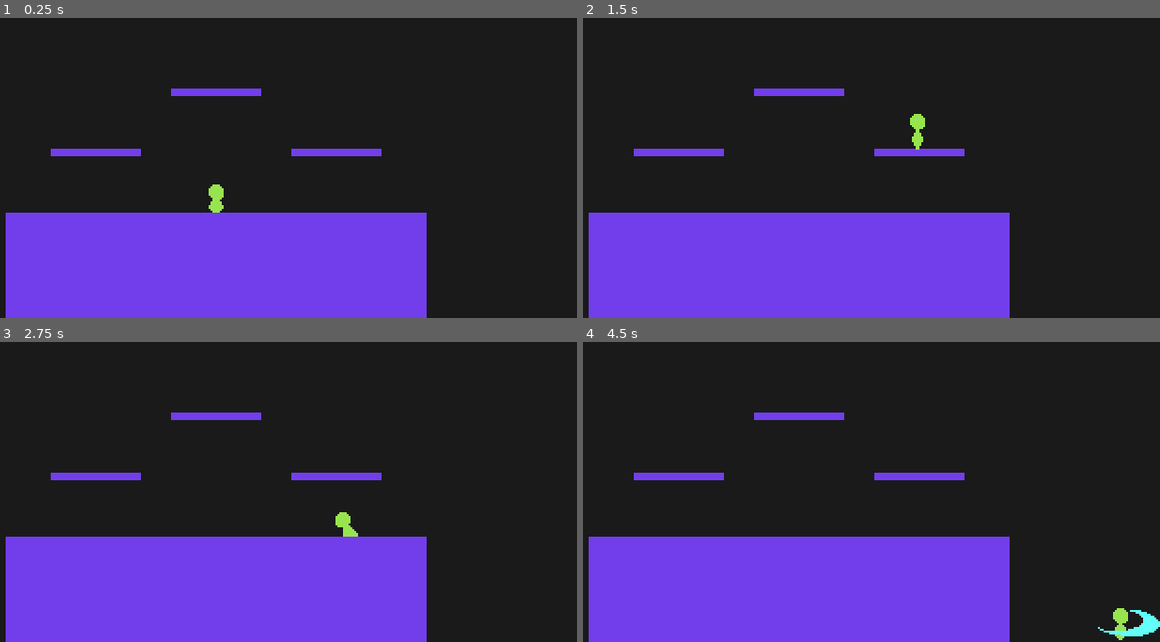
Above: before the commit, frames 1-4 (two rows, left to right).
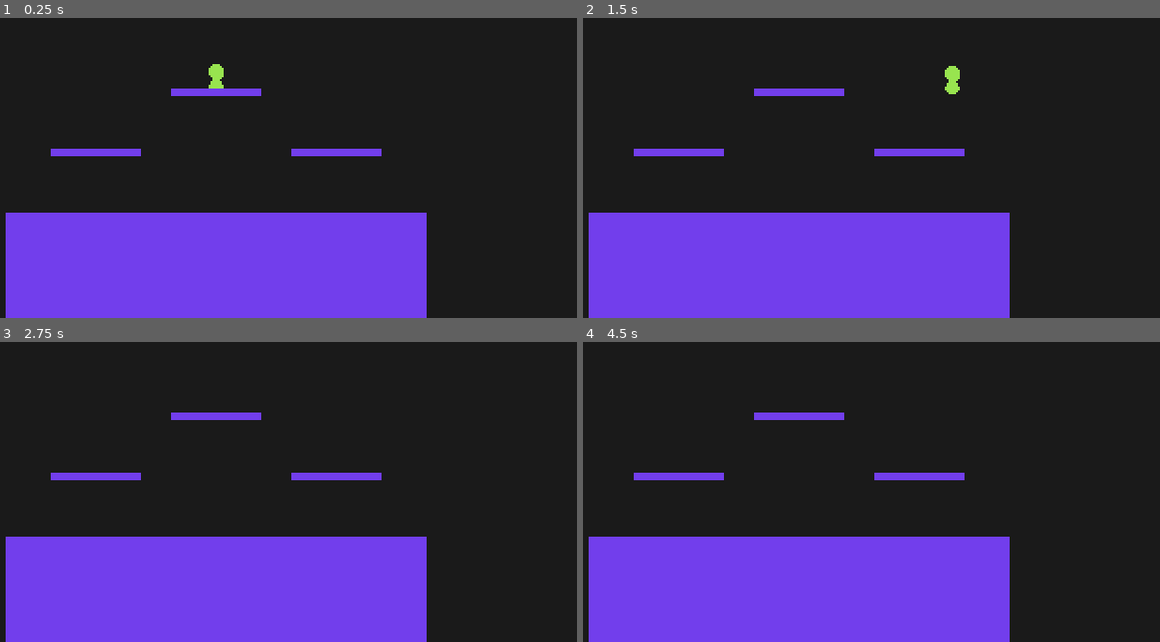
Above: after the commit, the same moments.

Repository: youssefevan/platform-fighter
Game: Godot game, scene res://World.tscn
The game is run twice, just before and just after one commit, with the same random seed, the same clock (stepped at 60 frames per second) and the same inputs.
Inputs:
- Up to frame 1 (0.25 s): no input
- Up to frame 2 (1.5 s): hold Right (right) from 0.53 s (still down); tap X (attack) at 0.6 s; tap Z (jump) at 0.77, 0.8, 1.07, 1.35 s
- Up to frame 3 (2.75 s): tap Z (jump) at 1.52, 1.82, 2.3 s; tap X (attack) at 1.55, 2.1 s; release Right (right) at 2.03 s; hold Left (left) from 2.03 s (still down)
- Up to frame 4 (4.5 s): release Left (left) at 2.78 s; hold Right (right) 2.78-4.28 s; tap X (attack) at 2.85, 4.35 s; tap Z (jump) at 3.02, 3.32, 3.6, 3.77, 4.07 s; hold Left (left) from 4.28 s (still down)

The runs differ from the first frame. In frame 1, 0.4% of the frame differs, in the area x 36-39%, y 15-65%; in frame 2, 0.4%; in frame 3, 0.2%; in frame 4, 0.5%, in the area x 89-100%, y 88-100%.

Commit message:
Figured out hitboxes
- used animator to control the CollisionShape and other properties
- added more fleshed out animations to Timber

Diff:
--- a/PlatformFighter/Scenes/CharacterBase.tscn
+++ b/PlatformFighter/Scenes/CharacterBase.tscn
@@ -11,9 +11,14 @@
 [ext_resource path="res://Scripts/CharacterBase/States/fall.gd" type="Script" id=9]
 [ext_resource path="res://Scripts/CharacterBase/States/freefall.gd" type="Script" id=10]
 [ext_resource path="res://Scripts/CharacterBase/States/jump.gd" type="Script" id=11]
+[ext_resource path="res://Scenes/Hurtbox.tscn" type="PackedScene" id=12]
+[ext_resource path="res://Scenes/Hitbox.tscn" type="PackedScene" id=13]
 
 [sub_resource type="RectangleShape2D" id=1]
 extents = Vector2( 4, 8 )
+
+[sub_resource type="CircleShape2D" id=3]
+radius = 3.0
 
 [sub_resource type="CapsuleShape2D" id=2]
 radius = 4.0
@@ -55,11 +60,15 @@
 hframes = 5
 vframes = 4
 
-[node name="Hurtbox" type="Area2D" parent="."]
-collision_layer = 4
-collision_mask = 8
+[node name="Hitbox" parent="." instance=ExtResource( 13 )]
 
-[node name="Bounds" type="CollisionShape2D" parent="Hurtbox"]
+[node name="Bounds" parent="Hitbox" index="0"]
+shape = SubResource( 3 )
+disabled = true
+
+[node name="Hurtbox" parent="." instance=ExtResource( 12 )]
+
+[node name="Bounds" parent="Hurtbox" index="0"]
 shape = SubResource( 2 )
 
 [node name="StateManager" type="Node" parent="."]
@@ -97,3 +106,6 @@
 [node name="Land" type="Node" parent="StateManager"]
 script = ExtResource( 4 )
 animation_name = "Land"
+
+[editable path="Hitbox"]
+[editable path="Hurtbox"]
--- a/PlatformFighter/Scenes/Characters/Red.tscn
+++ b/PlatformFighter/Scenes/Characters/Red.tscn
@@ -280,60 +280,10 @@
 
 [node name="Sprite" parent="." index="1"]
 texture = ExtResource( 2 )
-frame = 11
-
-[node name="GroundNeutral" type="Node" parent="StateManager" index="8"]
-script = ExtResource( 3 )
-animation_name = "GroundNeutral"
-jump_cancellable = true
-
-[node name="AerialNeutral" type="Node" parent="StateManager" index="9"]
-script = ExtResource( 3 )
-animation_name = "AerialNeutral"
-attack_type = 1
-landing_lag = 8
-
-[node name="GroundSide" type="Node" parent="StateManager" index="10"]
-script = ExtResource( 3 )
-animation_name = "GroundSide"
-modify_velocity_x = 2
-velocity_x = 250.0
-x_frames = 1
-x_starting_frame = 1
-
-[node name="AerialSide" type="Node" parent="StateManager" index="11"]
-script = ExtResource( 3 )
-animation_name = "AerialSide"
-attack_type = 1
-landing_lag = 6
-
-[node name="GroundUp" type="Node" parent="StateManager" index="12"]
-script = ExtResource( 3 )
-animation_name = "GroundUp"
-
-[node name="AerialUp" type="Node" parent="StateManager" index="13"]
-script = ExtResource( 3 )
-animation_name = "AerialUp"
-attack_type = 1
-landing_lag = 18
-modify_velocity_x = 2
-modify_velocity_y = 2
-velocity_y = -150.0
-x_frames = 40
-y_frames = 40
-x_starting_frame = 1
-y_starting_frame = 1
-freefall = true
-
-[node name="GroundDown" type="Node" parent="StateManager" index="14"]
-script = ExtResource( 3 )
-animation_name = "GroundDown"
-
-[node name="AerialDown" type="Node" parent="StateManager" index="15"]
-script = ExtResource( 3 )
-animation_name = "AerialDown"
-attack_type = 1
-landing_lag = 7
+frame = 1
+
+[node name="Bounds" parent="Hitbox" index="0"]
+shape = null
 
 [node name="Animator" type="AnimationPlayer" parent="." index="4"]
 anims/AerialDown = SubResource( 13 )
@@ -352,3 +302,59 @@
 anims/Jumpsquat = SubResource( 6 )
 anims/Land = SubResource( 7 )
 anims/Run = SubResource( 8 )
+
+[node name="GroundNeutral" type="Node" parent="StateManager" index="8"]
+script = ExtResource( 3 )
+animation_name = "GroundNeutral"
+jump_cancellable = true
+
+[node name="AerialNeutral" type="Node" parent="StateManager" index="9"]
+script = ExtResource( 3 )
+animation_name = "AerialNeutral"
+attack_type = 1
+landing_lag = 8
+
+[node name="GroundSide" type="Node" parent="StateManager" index="10"]
+script = ExtResource( 3 )
+animation_name = "GroundSide"
+modify_velocity_x = 2
+velocity_x = 250.0
+x_frames = 1
+x_starting_frame = 1
+
+[node name="AerialSide" type="Node" parent="StateManager" index="11"]
+script = ExtResource( 3 )
+animation_name = "AerialSide"
+attack_type = 1
+landing_lag = 6
+
+[node name="GroundUp" type="Node" parent="StateManager" index="12"]
+script = ExtResource( 3 )
+animation_name = "GroundUp"
+
+[node name="AerialUp" type="Node" parent="StateManager" index="13"]
+script = ExtResource( 3 )
+animation_name = "AerialUp"
+attack_type = 1
+landing_lag = 18
+modify_velocity_x = 2
+modify_velocity_y = 2
+velocity_y = -150.0
+x_frames = 40
+y_frames = 40
+x_starting_frame = 1
+y_starting_frame = 1
+freefall = true
+
+[node name="GroundDown" type="Node" parent="StateManager" index="14"]
+script = ExtResource( 3 )
+animation_name = "GroundDown"
+
+[node name="AerialDown" type="Node" parent="StateManager" index="15"]
+script = ExtResource( 3 )
+animation_name = "AerialDown"
+attack_type = 1
+landing_lag = 7
+
+[editable path="Hitbox"]
+[editable path="Hurtbox"]
--- a/PlatformFighter/Scenes/Characters/Timber.tscn
+++ b/PlatformFighter/Scenes/Characters/Timber.tscn
@@ -22,10 +22,10 @@
 tracks/0/imported = false
 tracks/0/enabled = true
 tracks/0/keys = {
-"times": PoolRealArray( 0 ),
-"transitions": PoolRealArray( 1 ),
-"update": 0,
-"values": [ Rect2( 96, 32, 32, 32 ) ]
+"times": PoolRealArray( 0, 0.05, 0.166667 ),
+"transitions": PoolRealArray( 1, 1, 1 ),
+"update": 1,
+"values": [ Rect2( 0, 192, 32, 64 ), Rect2( 32, 192, 32, 64 ), Rect2( 64, 192, 32, 64 ) ]
 }
 
 [sub_resource type="Animation" id=27]
@@ -39,27 +39,27 @@
 tracks/0/imported = false
 tracks/0/enabled = true
 tracks/0/keys = {
-"times": PoolRealArray( 0 ),
-"transitions": PoolRealArray( 1 ),
-"update": 0,
-"values": [ Rect2( 32, 64, 32, 32 ) ]
+"times": PoolRealArray( 0, 0.1, 0.283333, 0.35 ),
+"transitions": PoolRealArray( 1, 1, 1, 1 ),
+"update": 1,
+"values": [ Rect2( 128, 32, 32, 32 ), Rect2( 160, 32, 32, 32 ), Rect2( 192, 32, 32, 32 ), Rect2( 224, 32, 32, 32 ) ]
 }
 
 [sub_resource type="Animation" id=25]
 resource_name = "AerialSide"
-length = 0.316667
-step = 0.0166667
-tracks/0/type = "value"
-tracks/0/path = NodePath("Sprite:region_rect")
-tracks/0/interp = 1
-tracks/0/loop_wrap = true
-tracks/0/imported = false
-tracks/0/enabled = true
-tracks/0/keys = {
-"times": PoolRealArray( 0 ),
-"transitions": PoolRealArray( 1 ),
-"update": 0,
-"values": [ Rect2( 64, 96, 64, 32 ) ]
+length = 0.400001
+step = 0.0166667
+tracks/0/type = "value"
+tracks/0/path = NodePath("Sprite:region_rect")
+tracks/0/interp = 1
+tracks/0/loop_wrap = true
+tracks/0/imported = false
+tracks/0/enabled = true
+tracks/0/keys = {
+"times": PoolRealArray( 0, 0.1, 0.166667 ),
+"transitions": PoolRealArray( 1, 1, 1 ),
+"update": 1,
+"values": [ Rect2( 0, 96, 32, 32 ), Rect2( 32, 96, 64, 32 ), Rect2( 96, 96, 32, 32 ) ]
 }
 
 [sub_resource type="Animation" id=30]
@@ -73,10 +73,10 @@
 tracks/0/imported = false
 tracks/0/enabled = true
 tracks/0/keys = {
-"times": PoolRealArray( 0 ),
-"transitions": PoolRealArray( 1 ),
-"update": 0,
-"values": [ Rect2( 128, 64, 32, 64 ) ]
+"times": PoolRealArray( 0, 0.0333333, 0.0833333, 0.133333 ),
+"transitions": PoolRealArray( 1, 1, 1, 1 ),
+"update": 1,
+"values": [ Rect2( 128, 96, 32, 64 ), Rect2( 160, 96, 32, 64 ), Rect2( 192, 96, 32, 64 ), Rect2( 224, 96, 32, 64 ) ]
 }
 
 [sub_resource type="Animation" id=3]
@@ -91,8 +91,8 @@
 tracks/0/keys = {
 "times": PoolRealArray( 0 ),
 "transitions": PoolRealArray( 1 ),
-"update": 0,
-"values": [ Rect2( 32, 32, 32, 32 ) ]
+"update": 1,
+"values": [ Rect2( 192, 0, 32, 32 ) ]
 }
 
 [sub_resource type="Animation" id=4]
@@ -108,7 +108,7 @@
 "times": PoolRealArray( 0 ),
 "transitions": PoolRealArray( 1 ),
 "update": 0,
-"values": [ Rect2( 64, 32, 32, 32 ) ]
+"values": [ Rect2( 224, 0, 32, 32 ) ]
 }
 
 [sub_resource type="Animation" id=5]
@@ -138,27 +138,66 @@
 tracks/0/imported = false
 tracks/0/enabled = true
 tracks/0/keys = {
-"times": PoolRealArray( 0 ),
-"transitions": PoolRealArray( 1 ),
-"update": 0,
-"values": [ Rect2( 64, 64, 64, 32 ) ]
-}
+"times": PoolRealArray( 0, 0.1, 0.216667 ),
+"transitions": PoolRealArray( 1, 1, 1 ),
+"update": 1,
+"values": [ Rect2( 0, 160, 32, 32 ), Rect2( 32, 160, 64, 32 ), Rect2( 96, 160, 32, 32 ) ]
+}
+
+[sub_resource type="CircleShape2D" id=32]
+radius = 7.0
 
 [sub_resource type="Animation" id=26]
 resource_name = "GroundNeutral"
-length = 0.133333
-step = 0.0166667
-tracks/0/type = "value"
-tracks/0/path = NodePath("Sprite:region_rect")
-tracks/0/interp = 1
-tracks/0/loop_wrap = true
-tracks/0/imported = false
-tracks/0/enabled = true
-tracks/0/keys = {
-"times": PoolRealArray( 0 ),
-"transitions": PoolRealArray( 1 ),
-"update": 0,
-"values": [ Rect2( 0, 64, 32, 32 ) ]
+length = 0.233334
+step = 0.0166667
+tracks/0/type = "value"
+tracks/0/path = NodePath("Sprite:region_rect")
+tracks/0/interp = 1
+tracks/0/loop_wrap = true
+tracks/0/imported = false
+tracks/0/enabled = true
+tracks/0/keys = {
+"times": PoolRealArray( 0, 0.05, 0.166667 ),
+"transitions": PoolRealArray( 1, 1, 1 ),
+"update": 1,
+"values": [ Rect2( 0, 32, 32, 32 ), Rect2( 32, 32, 32, 32 ), Rect2( 64, 32, 32, 32 ) ]
+}
+tracks/1/type = "value"
+tracks/1/path = NodePath("Hitbox/Bounds:shape")
+tracks/1/interp = 1
+tracks/1/loop_wrap = true
+tracks/1/imported = false
+tracks/1/enabled = true
+tracks/1/keys = {
+"times": PoolRealArray( 0, 0.05, 0.116667 ),
+"transitions": PoolRealArray( 1, 1, 1 ),
+"update": 1,
+"values": [ null, SubResource( 32 ), null ]
+}
+tracks/2/type = "value"
+tracks/2/path = NodePath("Hitbox/Bounds:disabled")
+tracks/2/interp = 1
+tracks/2/loop_wrap = true
+tracks/2/imported = false
+tracks/2/enabled = true
+tracks/2/keys = {
+"times": PoolRealArray( 0, 0.05, 0.116667 ),
+"transitions": PoolRealArray( 1, 1, 1 ),
+"update": 1,
+"values": [ true, false, true ]
+}
+tracks/3/type = "value"
+tracks/3/path = NodePath("Hitbox/Bounds:position")
+tracks/3/interp = 1
+tracks/3/loop_wrap = true
+tracks/3/imported = false
+tracks/3/enabled = true
+tracks/3/keys = {
+"times": PoolRealArray( 0, 0.05, 0.116667 ),
+"transitions": PoolRealArray( 1, 1, 1 ),
+"update": 1,
+"values": [ Vector2( 0, 0 ), Vector2( 10, -7 ), Vector2( 0, 0 ) ]
 }
 
 [sub_resource type="Animation" id=13]
@@ -172,27 +211,27 @@
 tracks/0/imported = false
 tracks/0/enabled = true
 tracks/0/keys = {
-"times": PoolRealArray( 0 ),
-"transitions": PoolRealArray( 1 ),
-"update": 0,
-"values": [ Rect2( 0, 96, 64, 32 ) ]
+"times": PoolRealArray( 0, 0.0666667, 0.2 ),
+"transitions": PoolRealArray( 1, 1, 1 ),
+"update": 1,
+"values": [ Rect2( 0, 64, 32, 32 ), Rect2( 32, 64, 64, 32 ), Rect2( 96, 64, 64, 32 ) ]
 }
 
 [sub_resource type="Animation" id=28]
 resource_name = "GroundUp"
-length = 0.4
-step = 0.0166667
-tracks/0/type = "value"
-tracks/0/path = NodePath("Sprite:region_rect")
-tracks/0/interp = 1
-tracks/0/loop_wrap = true
-tracks/0/imported = false
-tracks/0/enabled = true
-tracks/0/keys = {
-"times": PoolRealArray( 0 ),
-"transitions": PoolRealArray( 1 ),
-"update": 0,
-"values": [ Rect2( 128, 32, 32, 32 ) ]
+length = 0.383334
+step = 0.0166667
+tracks/0/type = "value"
+tracks/0/path = NodePath("Sprite:region_rect")
+tracks/0/interp = 1
+tracks/0/loop_wrap = true
+tracks/0/imported = false
+tracks/0/enabled = true
+tracks/0/keys = {
+"times": PoolRealArray( 0, 0.1, 0.25 ),
+"transitions": PoolRealArray( 1, 1, 1 ),
+"update": 1,
+"values": [ Rect2( 0, 128, 32, 32 ), Rect2( 32, 128, 32, 32 ), Rect2( 64, 128, 32, 32 ) ]
 }
 
 [sub_resource type="Animation" id=6]
@@ -223,7 +262,7 @@
 "times": PoolRealArray( 0 ),
 "transitions": PoolRealArray( 1 ),
 "update": 0,
-"values": [ Rect2( 0, 32, 32, 32 ) ]
+"values": [ Rect2( 160, 0, 32, 32 ) ]
 }
 
 [sub_resource type="Animation" id=8]
@@ -256,6 +295,45 @@
 "transitions": PoolRealArray( 1 ),
 "update": 0,
 "values": [ Rect2( 128, 0, 32, 32 ) ]
+}
+
+[sub_resource type="Animation" id=33]
+length = 0.001
+tracks/0/type = "value"
+tracks/0/path = NodePath("Hitbox/Bounds:shape")
+tracks/0/interp = 1
+tracks/0/loop_wrap = true
+tracks/0/imported = false
+tracks/0/enabled = true
+tracks/0/keys = {
+"times": PoolRealArray( 0 ),
+"transitions": PoolRealArray( 1 ),
+"update": 0,
+"values": [ null ]
+}
+tracks/1/type = "value"
+tracks/1/path = NodePath("Hitbox/Bounds:disabled")
+tracks/1/interp = 1
+tracks/1/loop_wrap = true
+tracks/1/imported = false
+tracks/1/enabled = true
+tracks/1/keys = {
+"times": PoolRealArray( 0 ),
+"transitions": PoolRealArray( 1 ),
+"update": 0,
+"values": [ false ]
+}
+tracks/2/type = "value"
+tracks/2/path = NodePath("Hitbox/Bounds:position")
+tracks/2/interp = 1
+tracks/2/loop_wrap = true
+tracks/2/imported = false
+tracks/2/enabled = true
+tracks/2/keys = {
+"times": PoolRealArray( 0 ),
+"transitions": PoolRealArray( 1 ),
+"update": 0,
+"values": [ Vector2( 0, 0 ) ]
 }
 
 [sub_resource type="Animation" id=10]
@@ -283,13 +361,16 @@
 aerial_up_node = NodePath("StateManager/AerialUp")
 aerial_side_node = NodePath("StateManager/AerialSide")
 aerial_down_node = NodePath("StateManager/AerialDown")
+fall_speed = 225.0
+fastfall_speed = 275.0
 fullhop_height = 250.0
 shorthop_height = 175.0
 air_jump_height = 225.0
 run_speed = 100.0
 ground_acceleration = 1750.0
-ground_friction = 14.0
-air_speed = 80.0
+ground_friction = 12.0
+air_acceleration = 500.0
+air_speed = 75.0
 
 [node name="ECB" parent="." index="0"]
 position = Vector2( 0, -6.5 )
@@ -301,60 +382,15 @@
 hframes = 1
 vframes = 1
 region_enabled = true
-region_rect = Rect2( 96, 32, 32, 32 )
+region_rect = Rect2( 64, 128, 32, 32 )
+
+[node name="Bounds" parent="Hitbox" index="0"]
+shape = null
+disabled = false
 
 [node name="Bounds" parent="Hurtbox" index="0"]
 position = Vector2( 0, -7 )
 shape = SubResource( 2 )
-
-[node name="GroundNeutral" type="Node" parent="StateManager" index="8"]
-script = ExtResource( 3 )
-animation_name = "GroundNeutral"
-
-[node name="AerialNeutral" type="Node" parent="StateManager" index="9"]
-script = ExtResource( 3 )
-animation_name = "AerialNeutral"
-attack_type = 1
-landing_lag = 7
-
-[node name="GroundSide" type="Node" parent="StateManager" index="10"]
-script = ExtResource( 3 )
-animation_name = "GroundSide"
-modify_velocity_x = 2
-velocity_x = 250.0
-x_frames = 1
-x_starting_frame = 1
-
-[node name="AerialSide" type="Node" parent="StateManager" index="11"]
-script = ExtResource( 3 )
-animation_name = "AerialSide"
-attack_type = 1
-landing_lag = 6
-
-[node name="GroundUp" type="Node" parent="StateManager" index="12"]
-script = ExtResource( 3 )
-animation_name = "GroundUp"
-
-[node name="AerialUp" type="Node" parent="StateManager" index="13"]
-script = ExtResource( 3 )
-animation_name = "AerialUp"
-attack_type = 1
-landing_lag = 18
-modify_velocity_y = 2
-velocity_y = -350.0
-y_frames = 1
-y_starting_frame = 1
-freefall = true
-
-[node name="GroundDown" type="Node" parent="StateManager" index="14"]
-script = ExtResource( 3 )
-animation_name = "GroundDown"
-
-[node name="AerialDown" type="Node" parent="StateManager" index="15"]
-script = ExtResource( 3 )
-animation_name = "AerialDown"
-attack_type = 1
-landing_lag = 10
 
 [node name="Animator" type="AnimationPlayer" parent="." index="4"]
 anims/AerialDown = SubResource( 31 )
@@ -372,4 +408,59 @@
 anims/Jump = SubResource( 7 )
 anims/Jumpsquat = SubResource( 8 )
 anims/Land = SubResource( 9 )
+anims/RESET = SubResource( 33 )
 anims/Run = SubResource( 10 )
+
+[node name="GroundNeutral" type="Node" parent="StateManager" index="8"]
+script = ExtResource( 3 )
+animation_name = "GroundNeutral"
+
+[node name="AerialNeutral" type="Node" parent="StateManager" index="9"]
+script = ExtResource( 3 )
+animation_name = "AerialNeutral"
+attack_type = 1
+landing_lag = 7
+
+[node name="GroundSide" type="Node" parent="StateManager" index="10"]
+script = ExtResource( 3 )
+animation_name = "GroundSide"
+modify_velocity_x = 2
+velocity_x = 250.0
+x_frames = 1
+x_starting_frame = 4
+
+[node name="AerialSide" type="Node" parent="StateManager" index="11"]
+script = ExtResource( 3 )
+animation_name = "AerialSide"
+attack_type = 1
+landing_lag = 6
+
+[node name="GroundUp" type="Node" parent="StateManager" index="12"]
+script = ExtResource( 3 )
+animation_name = "GroundUp"
+
+[node name="AerialUp" type="Node" parent="StateManager" index="13"]
+script = ExtResource( 3 )
+animation_name = "AerialUp"
+attack_type = 1
+landing_lag = 18
+modify_velocity_y = 2
+velocity_y = -350.0
+y_frames = 1
+y_starting_frame = 1
+freefall = true
+
+[node name="GroundDown" type="Node" parent="StateManager" index="14"]
+script = ExtResource( 3 )
+animation_name = "GroundDown"
+
+[node name="AerialDown" type="Node" parent="StateManager" index="15"]
+script = ExtResource( 3 )
+animation_name = "AerialDown"
+attack_type = 1
+landing_lag = 10
+
+[connection signal="disable_hitbox" from="StateManager/GroundNeutral" to="." method="_on_GroundNeutral_disable_hitbox"]
+
+[editable path="Hitbox"]
+[editable path="Hurtbox"]
--- /dev/null
+++ b/PlatformFighter/Scenes/Hitbox.tscn
@@ -0,0 +1,5 @@
+[gd_scene format=2]
+
+[node name="Hitbox" type="Area2D"]
+
+[node name="Bounds" type="CollisionShape2D" parent="."]
--- /dev/null
+++ b/PlatformFighter/Scenes/Hurtbox.tscn
@@ -0,0 +1,7 @@
+[gd_scene format=2]
+
+[node name="Hurtbox" type="Area2D"]
+collision_layer = 4
+collision_mask = 8
+
+[node name="Bounds" type="CollisionShape2D" parent="."]
--- a/PlatformFighter/Scripts/CharacterBase/States/freefall.gd
+++ b/PlatformFighter/Scripts/CharacterBase/States/freefall.gd
@@ -11,13 +11,16 @@
 	fastfalling_check()
 
 	if fastfalling == true:
-		char_base.velocity.y += char_base.gravity * char_base.fastfall_gravity * delta
-
-		if char_base.velocity.y > char_base.fastfall_speed:
-			char_base.velocity.y = char_base.fastfall_speed
+		if char_base.velocity.y > 0:
+			char_base.velocity.y += char_base.gravity * char_base.fastfall_gravity * delta
+			if char_base.velocity.y > char_base.fastfall_speed:
+				char_base.velocity.y = char_base.fastfall_speed
+		else:
+			char_base.velocity.y += char_base.gravity * delta
+			if char_base.velocity.y > char_base.fall_speed:
+				char_base.velocity.y = char_base.fall_speed
 	else:
 		char_base.velocity.y += char_base.gravity * delta
-
 		if char_base.velocity.y > char_base.fall_speed:
 			char_base.velocity.y = char_base.fall_speed
 
--- a/PlatformFighter/Scripts/CharacterBase/base_attack.gd
+++ b/PlatformFighter/Scripts/CharacterBase/base_attack.gd
@@ -1,4 +1,6 @@
 extends BaseState
+
+signal disable_hitbox
 
 export var attack_type: int # 0: grounded; 1: aerial; 2: hybrid (transistion between either)
 export var landing_lag: int # how many frames of landing lag does this attack have
@@ -154,3 +156,7 @@
 func fastfalling_check():
 	if Input.is_action_just_pressed("down"):
 		char_base.fastfalling = true
+
+func exit():
+	.exit()
+	emit_signal("disable_hitbox")
--- a/PlatformFighter/Scripts/CharacterBase/character_base.gd
+++ b/PlatformFighter/Scripts/CharacterBase/character_base.gd
@@ -95,6 +95,8 @@
 	if velocity.y < 0:
 		fastfalling = false
 
+	$Hitbox.scale.x = sprite_facing()
+
 func sprite_facing():
 	if sprite.flip_h == true:
 		return -1
@@ -133,3 +135,6 @@
 				attack = aerial_side
 
 	return attack
+
+func _on_GroundNeutral_disable_hitbox():
+	$Hitbox/Bounds.disabled = true
--- a/PlatformFighter/World.tscn
+++ b/PlatformFighter/World.tscn
@@ -47,5 +47,5 @@
 [node name="Platform3" parent="." instance=ExtResource( 2 )]
 position = Vector2( 256, 128 )
 
-[node name="Timber" parent="." instance=ExtResource( 3 )]
-position = Vector2( 192, 136 )
+[node name="Timber" parent="." instance=ExtResource( 4 )]
+position = Vector2( 192, 72 )
Not shown: 1 places in PlatformFighter/Scenes/CharacterBase.tscn that only renumber resources
Not shown: 1 places in PlatformFighter/Scenes/Characters/Timber.tscn that only renumber resources
Binary file changed: PlatformFighter/Sprites/Characters/timber.png
Not shown: 1 places in PlatformFighter/World.tscn that only renumber resources
